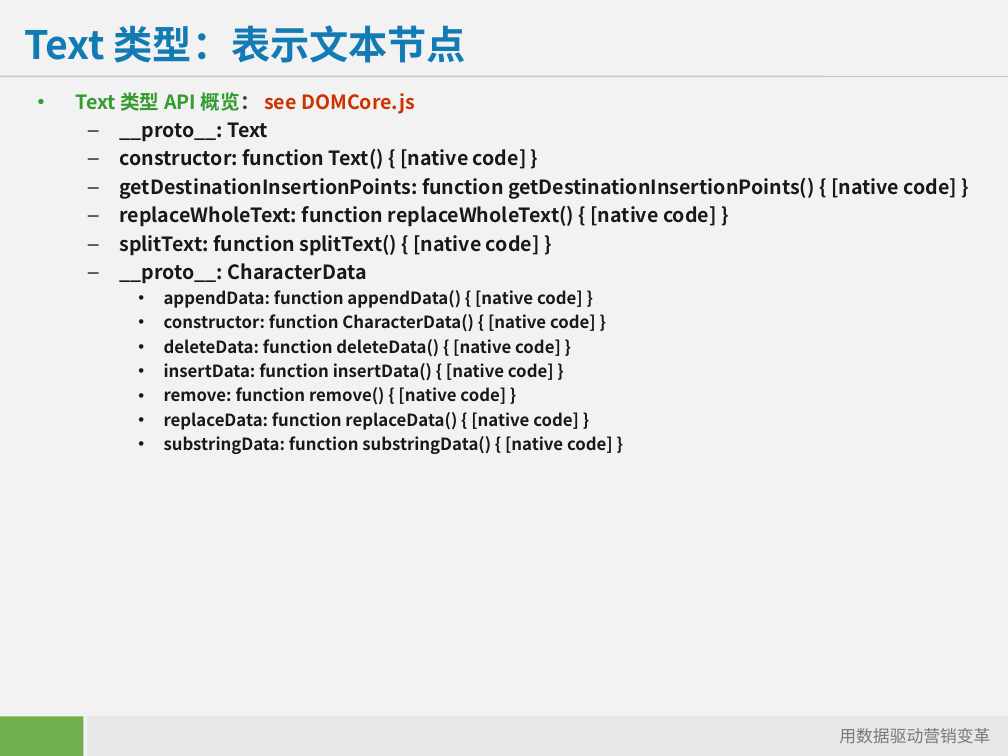
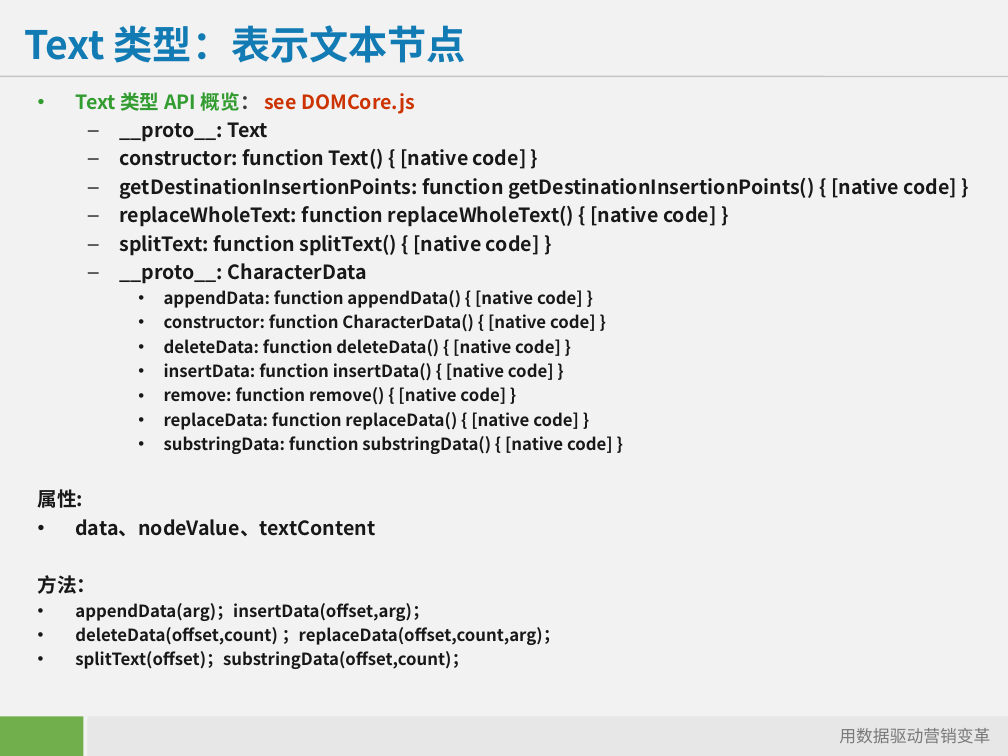
Before and after one commit to starzou/dom-edge, a slide deck: slide 13 of doc/DOM及其应用-DOM-API详解.ppt. Drawn at 1008x756 pixels with LibreOffice and Linux fonts; fonts in the diff are those of the drawing; background and template pictures are left out. Boxes give left, top, right and bottom in pixels: in the first picture for what was removed or moved away, otherwise in the second. Text is boxed around its words. In the diff, an @@ line names an element or a change of style, - is before the commit and + after.

Commit message:
完成 Text

```diff
--- a/doc/DOM及其应用-DOM-API详解.ppt
+++ b/doc/DOM及其应用-DOM-API详解.ppt
@@ text at (38,489,560,669): paragraphs added @@
+属性:
+• data、nodeValue、textContent
+方法：
+• appendData(arg)；insertData(offset,arg)；
+• deleteData(offset,count) ；replaceData(offset,count,arg)；
+• splitText(offset)；substringData(offset,count)；
```
Also in this commit, not shown: 3 other files.
